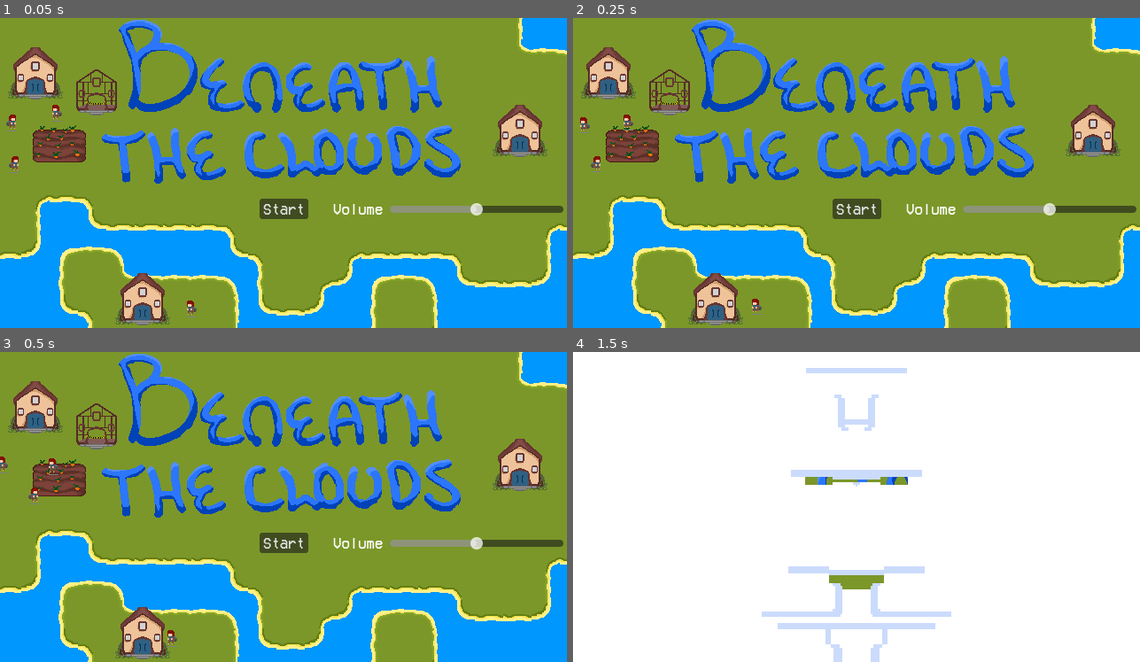
Above: before the commit, frames 1-4 (two rows, left to right).
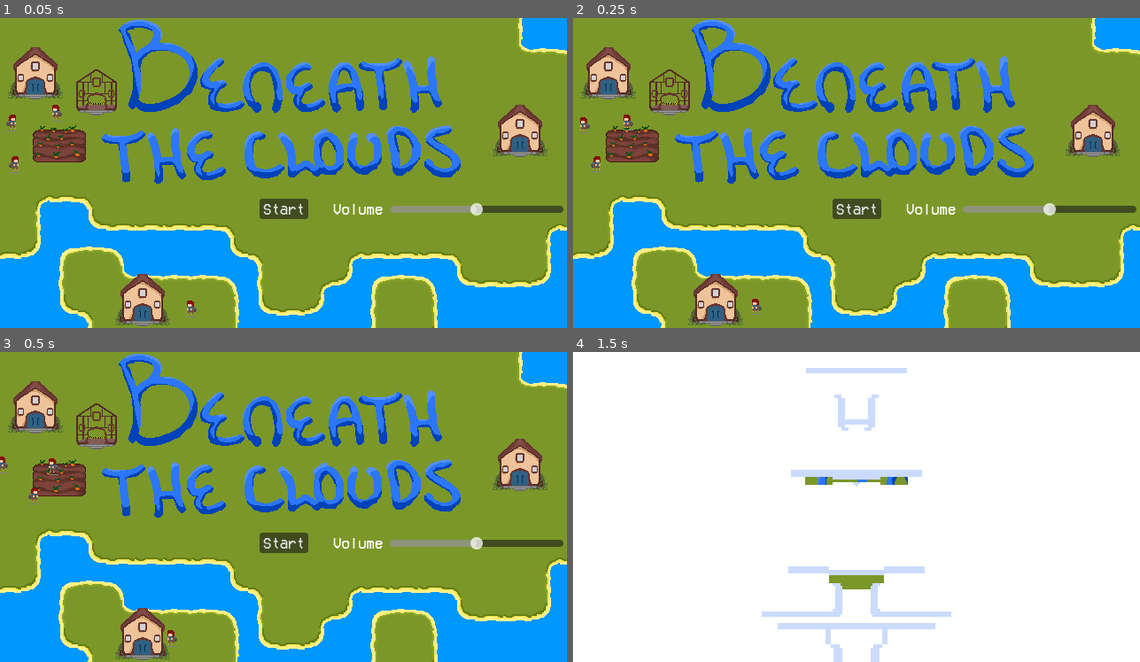
Above: after the commit, the same moments.

Repository: Resben/village-mayhem
Game: Godot game, scene res://scenes/ui/controller.tscn
The game is run twice, just before and just after one commit, with the same random seed, the same clock (stepped at 60 frames per second) and the same inputs. Sound files missing from this copy of the repository are replaced by a short silence.
Inputs:
- Up to frame 1 (0.05 s): no input
- Up to frame 2 (0.25 s): no input
- Up to frame 3 (0.5 s): no input
- Up to frame 4 (1.5 s): click "Start" at 0.5 s; click "Start" at 1.25 s

The runs differ from the first frame. In frame 1, 0.3% of the frame differs, in the area x 20-30%, y 82-100%; in frame 2, 0.3%; in frame 3, 0.3%; in frame 4, nothing differs.

Commit message:
[Fix] Visual issues + clustering

Diff:
--- a/scenes/ai/storm.gd
+++ b/scenes/ai/storm.gd
@@ -14,7 +14,7 @@
 	$DamageTick.wait_time =  original_wait_time / playback_speed
 
 func _physics_process(delta):
-	global_position += direction * 50 * delta * playback_speed
+	global_position += direction * 25 * delta * playback_speed
 
 func _on_area_entered(area):
 	if area is HitBox:
--- a/scenes/level/CPU.gd
+++ b/scenes/level/CPU.gd
@@ -31,7 +31,7 @@
 		if !total_visited_locations.has(l):
 			house_at_other = count_cluster(l, total_visited_locations, "house")
 			if house_at_other < 4:
-				next_location = get_next_location(l)
+				next_location = get_next_location(l, "farm")
 				if next_location != null:
 					print("Found existing location for farm")
 					break
@@ -51,19 +51,20 @@
 	var total_visited_locations = []
 	var th_location = village_map.get_used_cells_by_id(0, 0, Vector2i(0, 2))[0]
 	var house_at_th = count_cluster(th_location, total_visited_locations, "house")
+	print(str(house_at_th) + " num for townhall")
 	var next_location
 	var house_at_other
-	if house_at_th >= 8:
+	if house_at_th >= 5:
 		for l in village_map.get_used_cells_by_id(0, 0, Vector2i(0, 0)):
 			if !total_visited_locations.has(l):
 				house_at_other = count_cluster(l, total_visited_locations, "house")
-				if house_at_other < 4:
-					next_location = get_next_location(l)
+				if house_at_other < 3:
+					next_location = get_next_location(l, "house")
 					if next_location != null:
 						print("Used non TH location")
 						break
 	else:
-		next_location = get_next_location(th_location)
+		next_location = get_next_location(th_location, "house")
 		print("Used TH location")
 
 	if next_location == null:
@@ -76,26 +77,29 @@
 	else:
 		return null
 
-func get_next_location(pos):
-	var neighbours = get_neighbours(pos)
+# Gets a random object of a given id
+func get_next_location(pos, id):
+	var neighbours = get_neighbours(pos, id)
 	var total_neighbours = []
-	var valid = []
 	for n in neighbours:
 		if !total_neighbours.has(n):
 			total_neighbours.push_back(n)
-		for n2 in get_neighbours(n):
+		for n2 in get_neighbours(n, id):
 			if !total_neighbours.has(n2):
 				total_neighbours.push_back(n2)
 
-	for t in total_neighbours:
-		if village_map.get_cell_atlas_coords(0, t) == Vector2i(-1, -1) && village_map.check_availablity(village_map.map_to_local(t)):
-			valid.push_back(t)
-
-	if valid.size() == 0:
-		return null
-
-	var rand = randi_range(1, valid.size())
-	return valid[rand - 1]
+	var next_location = null
+
+	while next_location == null || total_neighbours.size() != 0:
+		var next_neighbour = total_neighbours[randi_range(1, total_neighbours.size()) - 1]
+		var empty_neigbours = get_neighbours(next_neighbour, "empty")
+		if empty_neigbours.size() != 0:
+			var next_empty = empty_neigbours[randi_range(1, empty_neigbours.size()) - 1]
+			if village_map.check_availablity(village_map.map_to_local(next_empty)):
+				next_location = next_empty
+		total_neighbours.erase(next_neighbour)
+
+	return next_location
 
 func count_cluster(pos, total_visited, type):
 	var visited_positions = {}
@@ -115,9 +119,9 @@
 		if check_type(village_map.get_cell_atlas_coords(0, current_pos), type):
 			house_count += 1
 
-			var neighbours = get_neighbours(current_pos)
+			var neighbours = get_neighbours(current_pos, type)
 			for n in neighbours:
-				if check_type(village_map.get_cell_atlas_coords(0, n), type) and !visited_positions.has(n):
+				if !visited_positions.has(n):
 					queue.append(n)
 
 	for v in visited_positions:
@@ -127,6 +131,7 @@
 
 	return house_count
 
+# Check if a atlas is a given type
 func check_type(pos, type):
 	match type:
 		"house":
@@ -139,16 +144,23 @@
 				return true
 			else:
 				return false
-
-func get_neighbours(pos):
+		"empty":
+			if pos == Vector2i(-1, -1):
+				return true
+			else:
+				return false
+
+# Returns neighbours of a given type
+func get_neighbours(pos, id):
 	var directions = [
 		Vector2i(1, 0), Vector2i(-1, 0), Vector2i(0, 1), Vector2i(0, -1),
 		Vector2i(1, 1), Vector2i(-1, -1), Vector2i(1, -1), Vector2i(-1, 1)
 	]
 
-	var neighbors = []
+	var neighbors = [pos]
 	for direction in directions:
-		neighbors.append(pos + direction)
+		if check_type(village_map.get_cell_atlas_coords(0, pos + direction), id):
+			neighbors.append(pos + direction)
 	return neighbors
 
 
--- a/scenes/level/cursor.gd
+++ b/scenes/level/cursor.gd
@@ -22,7 +22,7 @@
 func _unhandled_input(event):
 
 	#if Input.is_action_just_pressed("left_mouse"):
-		#Global.on_disaster()
+		#print(village_map.check_availablity(get_global_mouse_position()))
 	#if Input.is_action_just_pressed("right_mouse"):
 		#Global.disaster_over()
 
--- a/scenes/level/house.tscn
+++ b/scenes/level/house.tscn
@@ -194,7 +194,7 @@
 
 [node name="Hitbox" type="Area2D" parent="."]
 script = ExtResource("6_50nhw")
-health = 30
+health = 15
 type = "house"
 
 [node name="CollisionShape2D" type="CollisionShape2D" parent="Hitbox"]
--- a/scenes/level/town_hall.tscn
+++ b/scenes/level/town_hall.tscn
@@ -194,7 +194,7 @@
 
 [node name="Hitbox" type="Area2D" parent="."]
 script = ExtResource("6_isbv5")
-health = 75
+health = 30
 type = "town_hall"
 
 [node name="CollisionShape2D" type="CollisionShape2D" parent="Hitbox"]
--- a/scenes/level/village_tile_controller.gd
+++ b/scenes/level/village_tile_controller.gd
@@ -40,22 +40,24 @@
 
 func get_random_valid_display_position():
 	var flag = true
-	var tiles
+	var tiles = display_map.get_used_cells_by_id(0, 1, Vector2i(2, 1))
 	var rand
 	while flag:
-		tiles = display_map.get_used_cells_by_id(0, 0, Vector2i(2, 1))
-		rand = randi_range(1, tiles.size())
+		rand = randi_range(0, tiles.size() - 1)
 		if tiles.size() == 0:
 			print("no more tiles")
 			flag = false
 			break
-		if check_availablity(display_map.local_to_map(tiles[rand - 1])):
+		if check_availablity(display_map.map_to_local(tiles[rand - 1])):
 			flag = false
 
 	if tiles.size() == 0:
 		return null
 
-	return tiles[rand - 1]
+	# Convert from display to village locations
+	var village_map_location = local_to_map(display_map.map_to_local(tiles[rand - 1]))
+
+	return village_map_location
 
 func check_availablity(raw_position) -> bool:
 	var display_position = display_map.local_to_map(raw_position)
--- a/scenes/ui/controller.tscn
+++ b/scenes/ui/controller.tscn
@@ -120,6 +120,33 @@
 "show_ui": SubResource("Animation_rf4rq")
 }
 
+[sub_resource type="Animation" id="Animation_wytby"]
+length = 0.001
+tracks/0/type = "value"
+tracks/0/imported = false
+tracks/0/enabled = true
+tracks/0/path = NodePath("../Sprite2D2:frame")
+tracks/0/interp = 1
+tracks/0/loop_wrap = true
+tracks/0/keys = {
+"times": PackedFloat32Array(0),
+"transitions": PackedFloat32Array(1),
+"update": 1,
+"values": [0]
+}
+tracks/1/type = "value"
+tracks/1/imported = false
+tracks/1/enabled = true
+tracks/1/path = NodePath("../Sprite2D:frame")
+tracks/1/interp = 1
+tracks/1/loop_wrap = true
+tracks/1/keys = {
+"times": PackedFloat32Array(0),
+"transitions": PackedFloat32Array(1),
+"update": 1,
+"values": [0]
+}
+
 [sub_resource type="Animation" id="Animation_5848y"]
 resource_name = "transition"
 length = 2.2
@@ -163,33 +190,6 @@
 "values": [0, 1, 2, 3, 4, 5, 6, 7, 8, 9, 10, 11, 12, 13, 14, 15, 16, 17, 18, 19, 20, 21, 22, 23, 24, 25, 26, 27, 28, 29 …(219 unchanged characters)…
 }
 
-[sub_resource type="Animation" id="Animation_wytby"]
-length = 0.001
-tracks/0/type = "value"
-tracks/0/imported = false
-tracks/0/enabled = true
-tracks/0/path = NodePath("../Sprite2D2:frame")
-tracks/0/interp = 1
-tracks/0/loop_wrap = true
-tracks/0/keys = {
-"times": PackedFloat32Array(0),
-"transitions": PackedFloat32Array(1),
-"update": 1,
-"values": [0]
-}
-tracks/1/type = "value"
-tracks/1/imported = false
-tracks/1/enabled = true
-tracks/1/path = NodePath("../Sprite2D:frame")
-tracks/1/interp = 1
-tracks/1/loop_wrap = true
-tracks/1/keys = {
-"times": PackedFloat32Array(0),
-"transitions": PackedFloat32Array(1),
-"update": 1,
-"values": [0]
-}
-
 [sub_resource type="AnimationLibrary" id="AnimationLibrary_68ryo"]
 _data = {
 "RESET": SubResource("Animation_wytby"),
@@ -228,7 +228,7 @@
 
 [node name="Sprite2D2" type="Sprite2D" parent="Startup"]
 texture_filter = 1
-position = Vector2(161, 315)
+position = Vector2(161, 316)
 texture = ExtResource("7_usbpq")
 
 [node name="Sprite2D6" type="Sprite2D" parent="Startup"]
@@ -396,9 +396,9 @@
 anchor_top = 0.5
 anchor_bottom = 0.5
 offset_left = -26.7065
-offset_top = 1734.0
+offset_top = 2084.0
 offset_right = 13.2935
-offset_bottom = 1766.0
+offset_bottom = 2116.0
 grow_vertical = 2
 texture_normal = ExtResource("7_08pkq")
 
@@ -570,12 +570,14 @@
 color = Color(0, 0, 0, 1)
 
 [node name="Sprite2D2" type="Sprite2D" parent="TransitionPlayer"]
+texture_filter = 1
 position = Vector2(160, 175)
 texture = ExtResource("23_7cevf")
 flip_h = true
 hframes = 44
 
 [node name="Sprite2D" type="Sprite2D" parent="TransitionPlayer"]
+texture_filter = 1
 position = Vector2(480, 175)
 texture = ExtResource("23_7cevf")
 hframes = 44
--- a/scenes/ui/waypoint.tscn
+++ b/scenes/ui/waypoint.tscn
@@ -46,6 +46,7 @@
 }]
 
 [node name="waypoint" type="AnimatedSprite2D"]
+texture_filter = 1
 sprite_frames = SubResource("SpriteFrames_5nw2v")
 animation = &"second"
 script = ExtResource("3_cvb76")
Not shown, changed: export_presets.cfg
